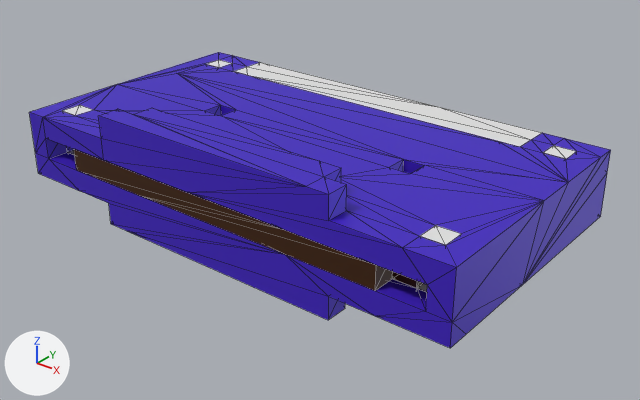
Two versions of the glTF model Assets/Voxel/Inters/Casette00/Cassette00_Case.gltf, one commit apart.
One viewpoint serves both versions: a 50 mm camera at (33.5, -21.1, 17.8) aimed at (11.9, 5.9, 1.0). Arrows for +X, +Y and +Z are at lower left; the lights stay in place. The older version comes first. Mesh edges are drawn as thin lines. Where no turn or scale is listed for an object, it has been applied to the vertices.

Names of what the first picture shows: 'solid', 'trans'.
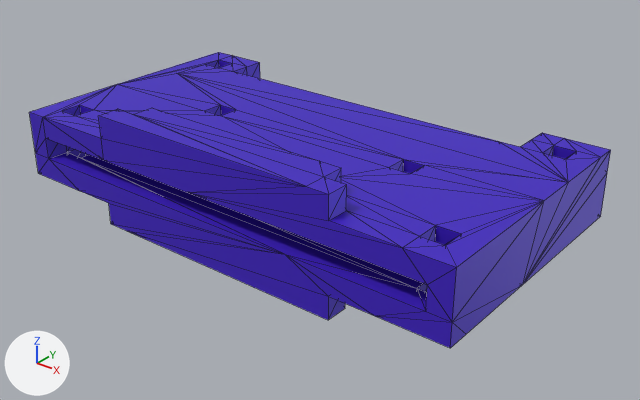
The change, as a list of edits to the scene's bpy script:
```text
Remove ob_solid:
    ob_solid = bpy.data.objects.new('solid', me_mesh_0)
    ob_solid.location = (0.0, 0.0, 0.0)
```

Location of each change, (x1, y1, x2, y2) in pixels of the pictures (640 x 400 px):
'solid', deleted
    before: (63, 60, 577, 292)
